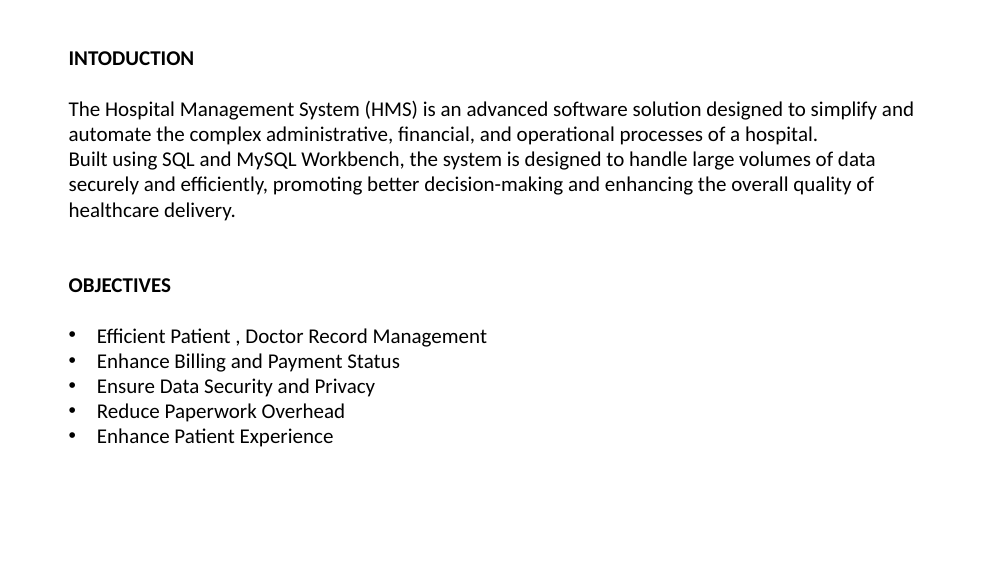
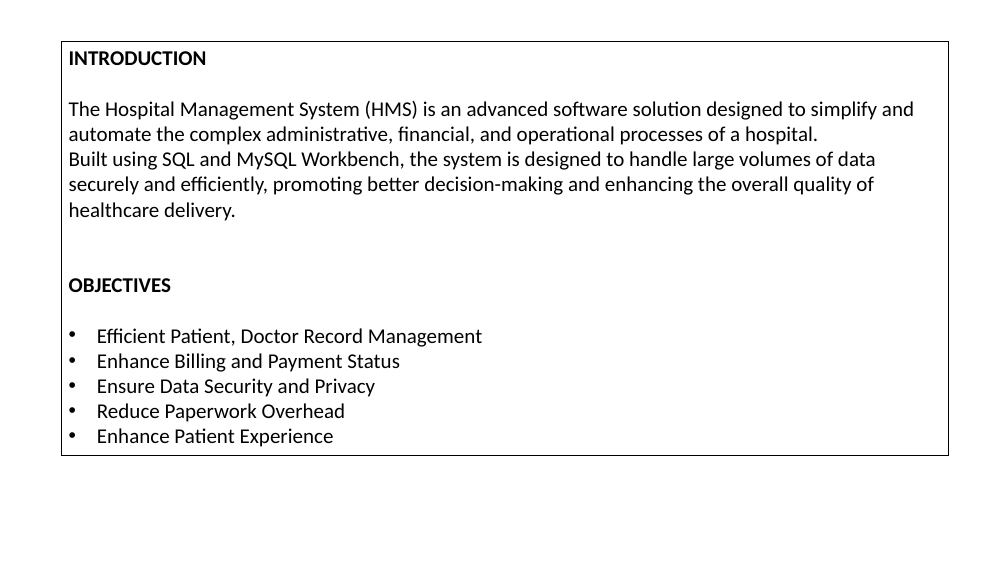
Before and after one commit to barrett28/1_IT-vedant, a slide deck: slide 4 of 4_sql/project''/hospital_management.pptx. Drawn at 1008x567 pixels with LibreOffice and Linux fonts; fonts in the diff are those of the drawing; background and template pictures are left out. Boxes give left, top, right and bottom in pixels: in the first picture for what was removed or moved away, otherwise in the second. Text is boxed around its words. In the diff, an @@ line names an element or a change of style, - is before the commit and + after.

```diff
--- a/4_sql/project''/hospital_management.pptx
+++ b/4_sql/project''/hospital_management.pptx
@@ rectangle "INTRODUCTION": place and size @@
-rectangle "INTRODUCTION" at bbox=[69, 51, 914, 447]
+rectangle "INTRODUCTION" at bbox=[61, 41, 949, 456]
@@ rectangle "INTRODUCTION" at bbox=[61, 41, 949, 456]: outline none to #000000 0.75 pt @@
@@ text in rectangle at bbox=[69, 51, 207, 65]: text changed @@
-INTODUCTION
+INTRODUCTION
@@ text in rectangle at bbox=[97, 328, 482, 347]: spaces changed @@
-• Efficient Patient , Doctor Record Management
+• Efficient Patient, Doctor Record Management
```
Also in this commit, not shown: 15 other slides changed, 22 slides added, 38 other files.
